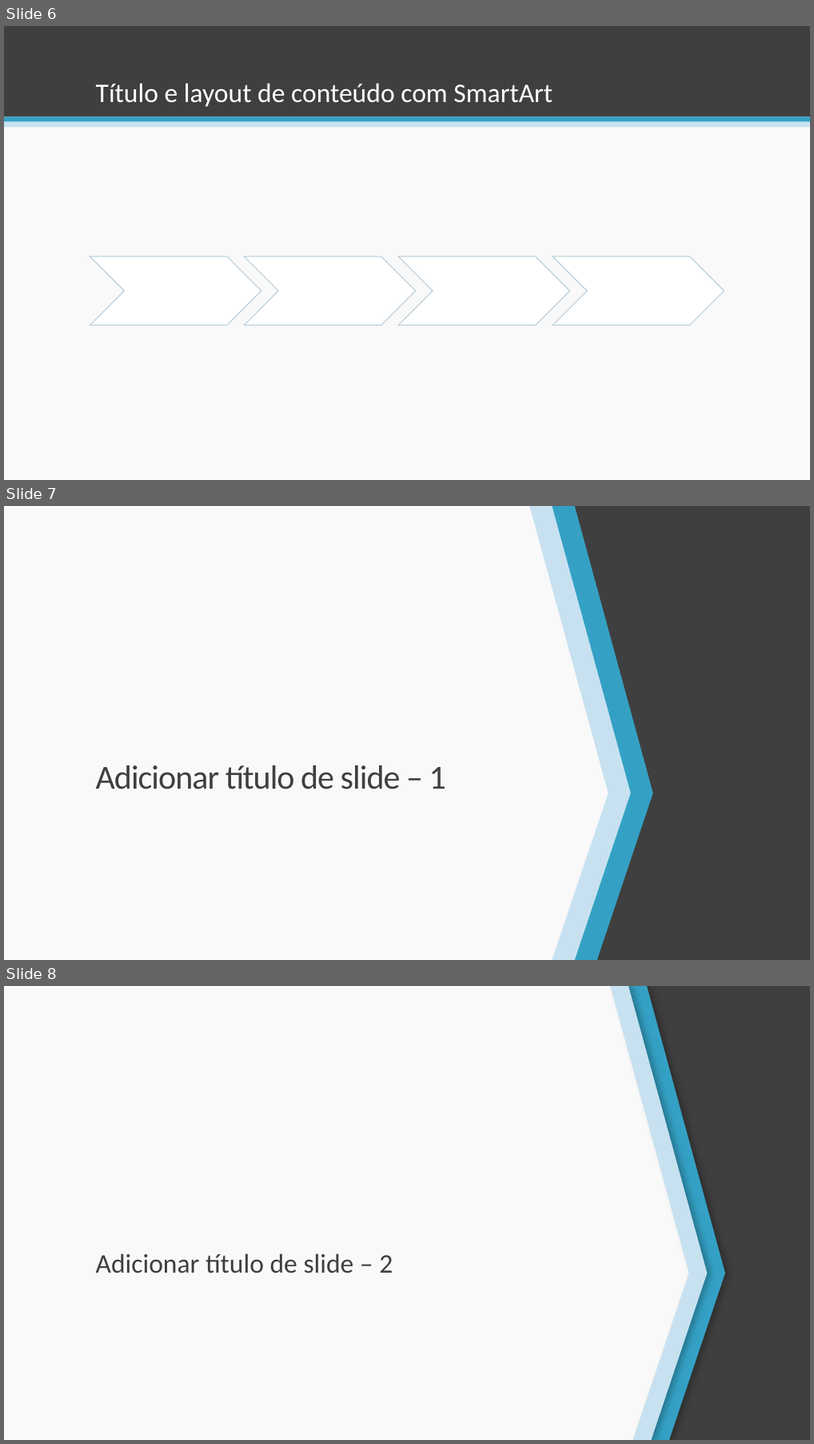
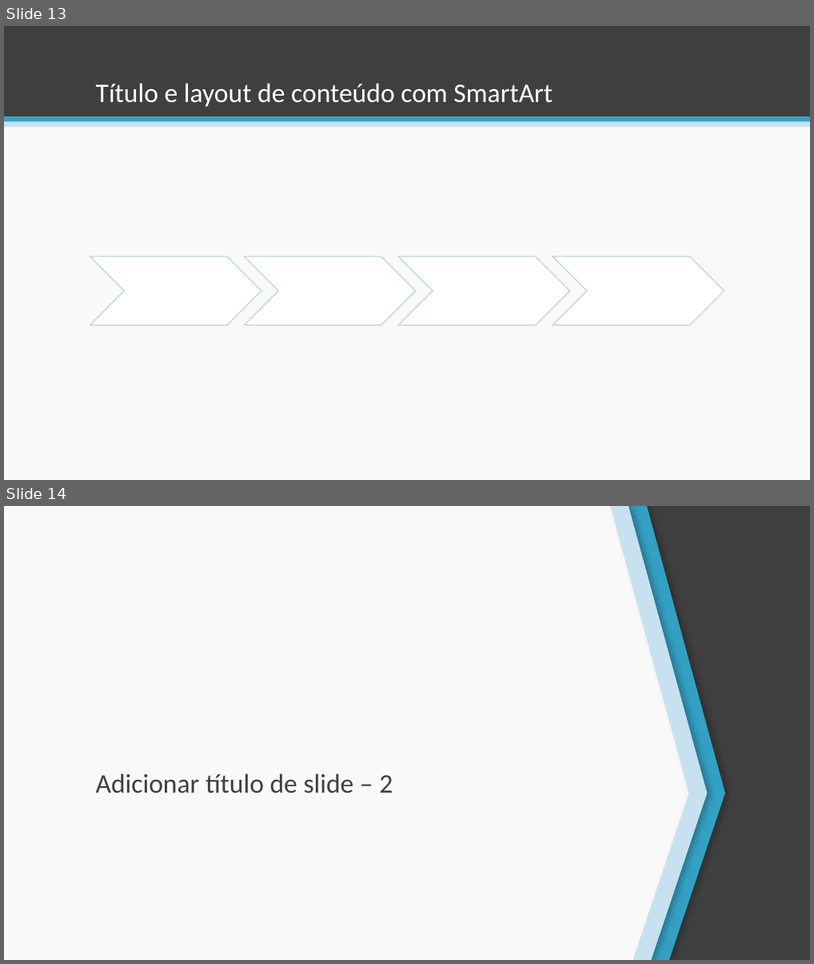
Before and after one commit to esteves-esta/TechHumi, a slide deck: documentacao/PowerPoint.pptx. Shown one above the other, each under a label of ours: slides 6, 7 and 8 before the commit, slides 13 and 14 after it. The pictures are 814x1444 and 814x964 pixels, drawn with LibreOffice and Linux fonts; fonts in the diff are those of the drawing. Boxes give left, top, right and bottom in pixels: in the first picture for what was removed or moved away, otherwise in the second. Text is boxed around its words. In the diff, an @@ line names an element or a change of style, - is before the commit and + after.

```diff
--- a/documentacao/PowerPoint.pptx
+++ b/documentacao/PowerPoint.pptx
@@ slide 7 removed at <box>4,506,810,960</box>, background #F9F9F9 @@
@@ freeform shape removed at <box>530,506,630,960</box> @@
@@ freeform shape removed at <box>543,506,654,960</box> @@
@@ freeform shape removed at <box>562,506,810,960</box> @@
@@ title removed at <box>96,765,446,789</box> @@
-Adicionar título de slide – 1
@@ what was slide 6 is now slide 13 @@
@@ what was slide 8 is now slide 14 @@
```
Also in this commit, not shown: 2 slides changed, 9 slides added, 2 other slides removed.
